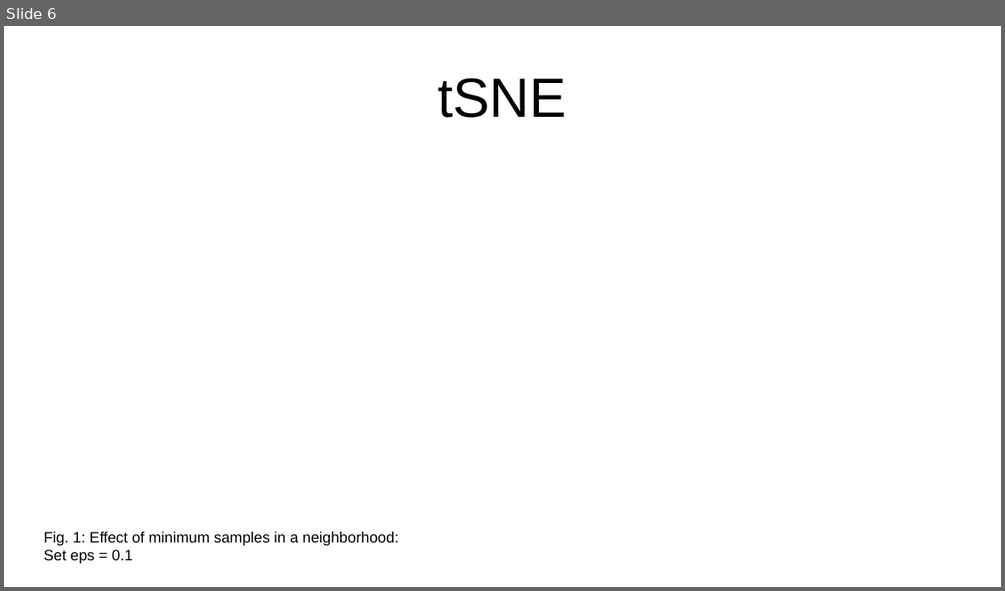
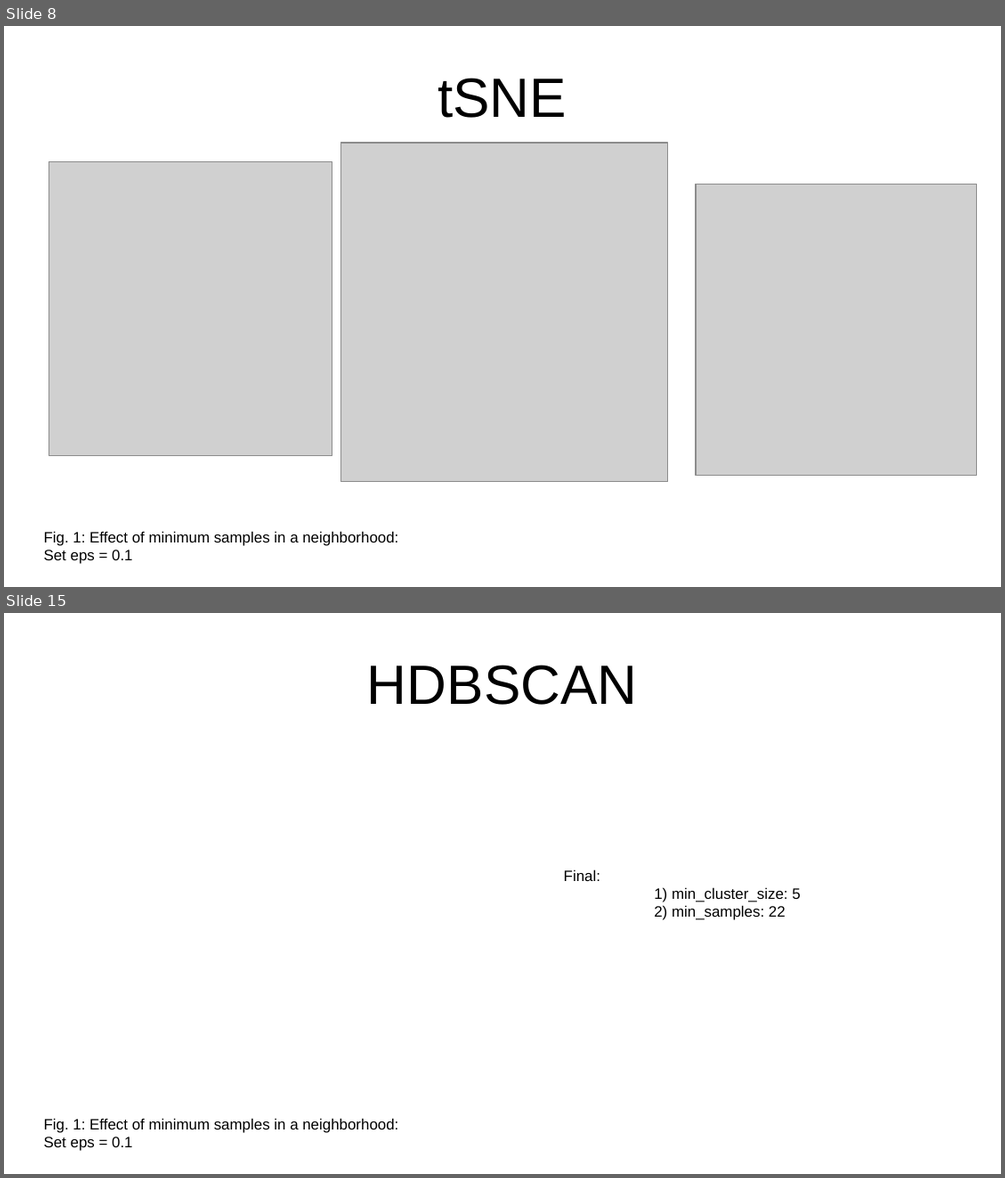
Before and after one commit to anabenitoterreros/TEPaat, a slide deck: reports/results_summary.pptx. Shown one above the other, each under a label of ours: slide 6 before the commit, slides 8 and 15 after it; the slides between them are not shown. The pictures are 1005x591 and 1005x1178 pixels, drawn with LibreOffice and Linux fonts; fonts in the diff are those of the drawing; grey boxes stand for pictures. Boxes give left, top, right and bottom in pixels: in the first picture for what was removed or moved away, otherwise in the second. Text is boxed around its words. In the diff, an @@ line names an element or a change of style, - is before the commit and + after.

Commit message:
add tSNE based clustering

```diff
--- a/reports/results_summary.pptx
+++ b/reports/results_summary.pptx
@@ slide 15 added at bbox=[4, 613, 1001, 1174], background #FFFFFF @@
@@ title added at bbox=[367, 665, 637, 705], 44 pt, text #000000 @@
+HDBSCAN
@@ text added at bbox=[564, 869, 800, 920], 12 pt, text #000000 @@
+Final:
+1) min_cluster_size: 5
+2) min_samples: 22
@@ text added at bbox=[44, 1118, 398, 1151], 12 pt, text #000000 @@
+Fig. 1: Effect of minimum samples in a neighborhood:
+Set eps = 0.1
@@ what was slide 6 is now slide 8 @@
@@ slide 8 changed as well @@
@@ picture added at bbox=[341, 143, 668, 482] @@
@@ picture added at bbox=[49, 161, 332, 456] @@
@@ picture added at bbox=[696, 184, 977, 475] @@
```
Also in this commit, not shown: 9 other slides added, 5 other files.
